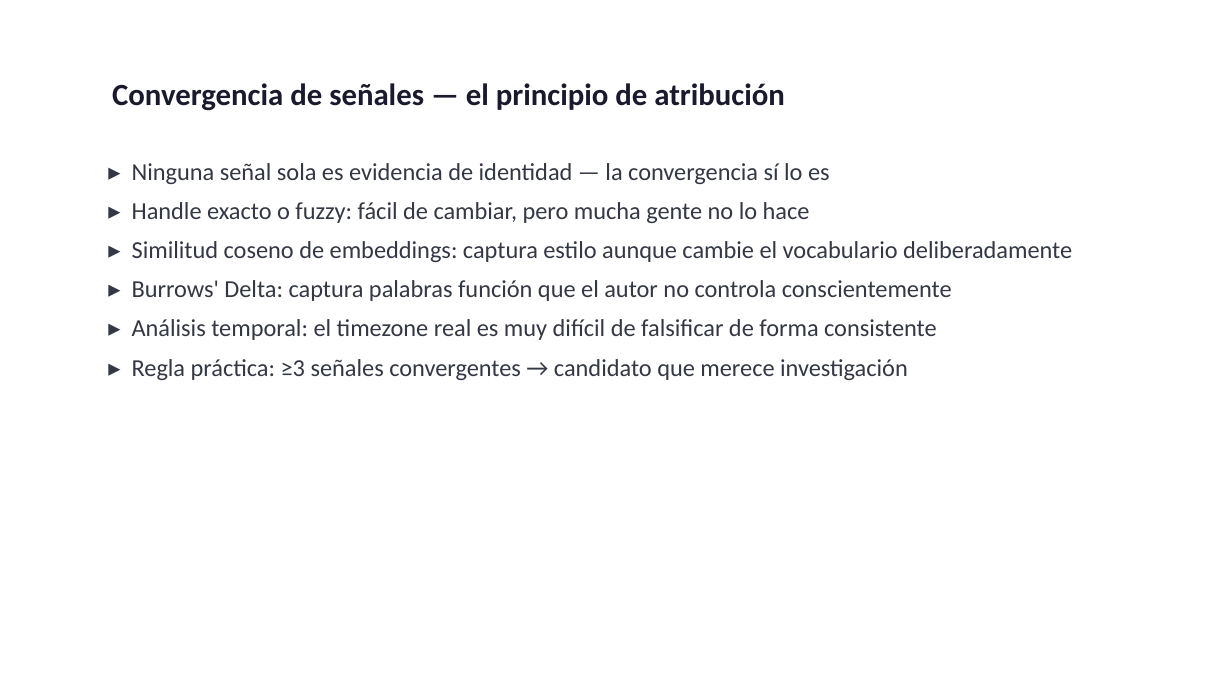
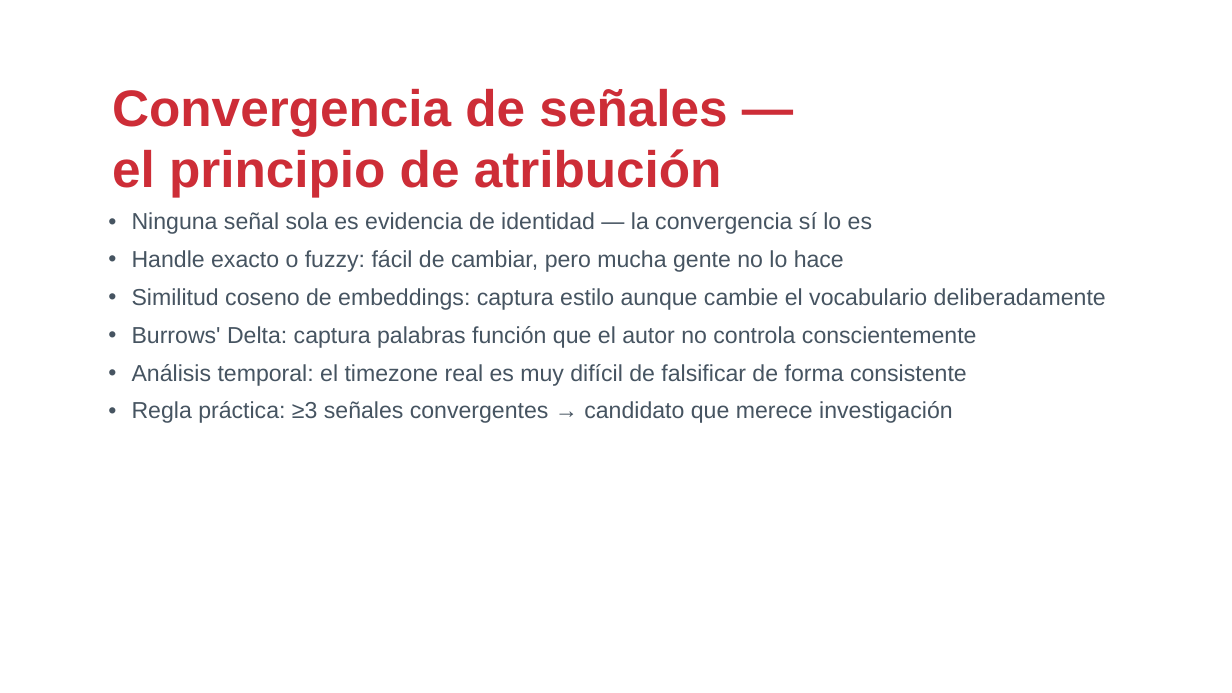
Before and after one commit to drj3ky11/FearOfTheDark, a slide deck: slide 16 of bloque2_ia/csbc26_b2_ia.pptx. Drawn at 1232x693 pixels with LibreOffice and Linux fonts; fonts in the diff are those of the drawing; background and template pictures are left out. Boxes give left, top, right and bottom in pixels: in the first picture for what was removed or moved away, otherwise in the second. Text is boxed around its words. In the diff, an @@ line names an element or a change of style, - is before the commit and + after.

Commit message:
fix: use template's actual font/color styles instead of invented ones
Inherit the real per-placeholder styles baked into the brand template's
layouts (Arial, brand red CD2D37 title, slate-gray body, native bullet
image) instead of hand-picked colors. Fixes two bugs surfaced by the
larger inherited title size: word-wrap-aware spacing so long titles no
longer collide with body text, and a python-pptx placeholder-resize bug
that was zeroing out shape width and hiding bullets.

```diff
--- a/bloque2_ia/csbc26_b2_ia.pptx
+++ b/bloque2_ia/csbc26_b2_ia.pptx
@@ text "Convergencia de señales — el ..." at box(112, 89, 727, 198): size 24 to 40 pt, font Calibri to Arial, text colour #1A1A2E to #CD2D37 @@
@@ text at box(132, 212, 1106, 423): text changed; size 19 to 18 pt; font Calibri to Arial; text colour #333844 to #465461 @@
-▸ Ninguna señal sola es evidencia de identidad — la convergencia sí lo es
-▸ Handle exacto o fuzzy: fácil de cambiar, pero mucha gente no lo hace
-▸ Similitud coseno de embeddings: captura estilo aunque cambie el vocabulario deliberadamente
-▸ Burrows' Delta: captura palabras función que el autor no controla conscientemente
-▸ Análisis temporal: el timezone real es muy difícil de falsificar de forma consistente
-▸ Regla práctica: ≥3 señales convergentes → candidato que merece investigación
+• Ninguna señal sola es evidencia de identidad — la convergencia sí lo es
+• Handle exacto o fuzzy: fácil de cambiar, pero mucha gente no lo hace
+• Similitud coseno de embeddings: captura estilo aunque cambie el vocabulario deliberadamente
+• Burrows' Delta: captura palabras función que el autor no controla conscientemente
+• Análisis temporal: el timezone real es muy difícil de falsificar de forma consistente
+• Regla práctica: ≥3 señales convergentes → candidato que merece investigación
```
Also in this commit, not shown: 16 other slides changed, 7 other files.
